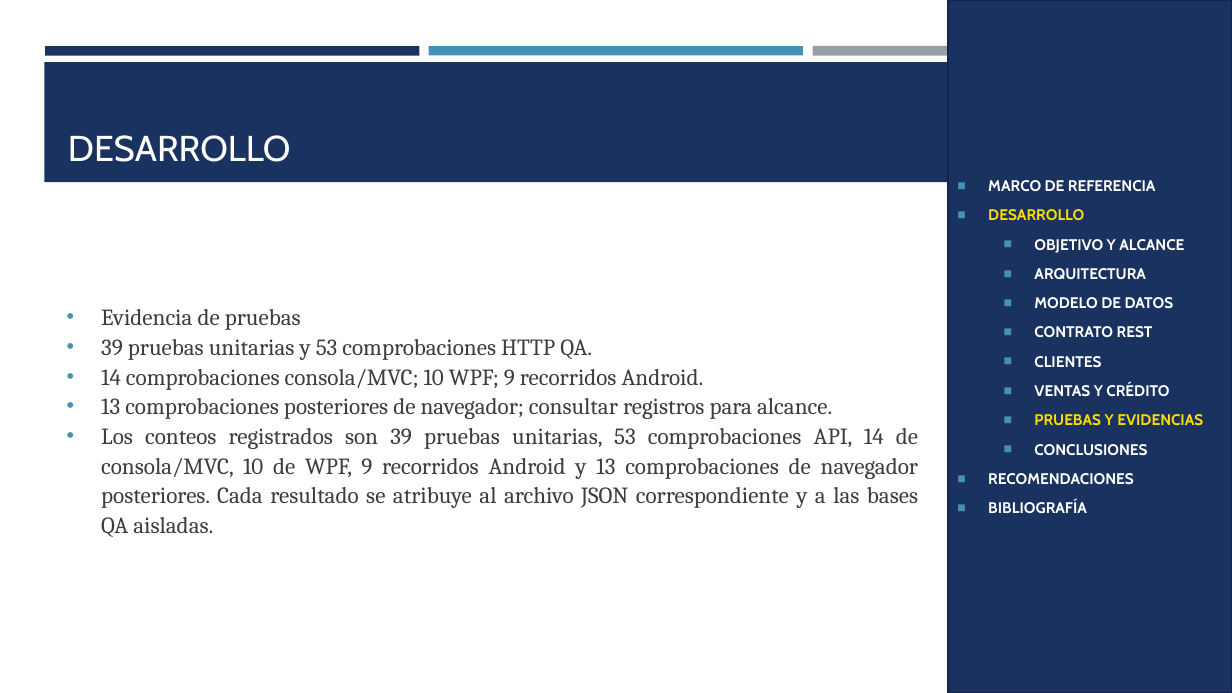
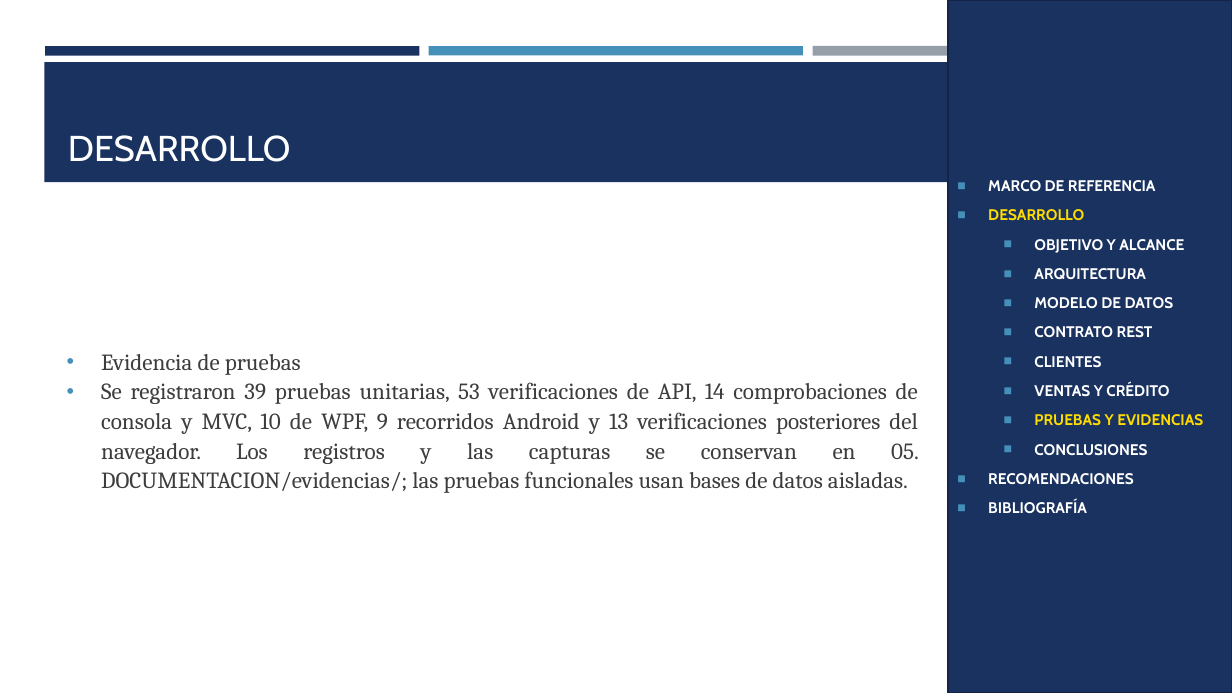
Before and after one commit to gamurigm/examen-arq-1, a slide deck: slide 14 of 05. DOCUMENTACION/02. PRESENTACION/PRESENTACION_CELULAR_BDDLOCAL_RESTFUL_DOTNET_GR09.pptx. Drawn at 1232x693 pixels with LibreOffice and Linux fonts; fonts in the diff are those of the drawing. Boxes give left, top, right and bottom in pixels: in the first picture for what was removed or moved away, otherwise in the second. Text is boxed around its words. In the diff, an @@ line names an element or a change of style, - is before the commit and + after.

```diff
--- a/05. DOCUMENTACION/02. PRESENTACION/PRESENTACION_CELULAR_BDDLOCAL_RESTFUL_DOTNET_GR09.pptx
+++ b/05. DOCUMENTACION/02. PRESENTACION/PRESENTACION_CELULAR_BDDLOCAL_RESTFUL_DOTNET_GR09.pptx
@@ text at (x1=101, y1=382, x2=919, y2=493): text changed @@
-• 39 pruebas unitarias y 53 comprobaciones HTTP QA.
-• 14 comprobaciones consola/MVC; 10 WPF; 9 recorridos Android.
-• 13 comprobaciones posteriores de navegador; consultar registros para alcance.
-• Los conteos registrados son 39 pruebas unitarias, 53 comprobaciones API, 14 de consola/MVC, 10 de WPF, 9 recorridos Android y 13 comprobaciones de navegador posteriores. Cada resultado se atribuye al archivo JSON correspondiente y a las bases QA aisladas.
+• Se registraron 39 pruebas unitarias, 53 verificaciones de API, 14 comprobaciones de consola y MVC, 10 de WPF, 9 recorridos Android y 13 verificaciones posteriores del navegador. Los registros y las capturas se conservan en 05. DOCUMENTACION/evidencias/; las pruebas funcionales usan bases de datos aisladas.
```
Also in this commit, not shown: 39 other slides changed, 9 slides removed, 7 other files.
